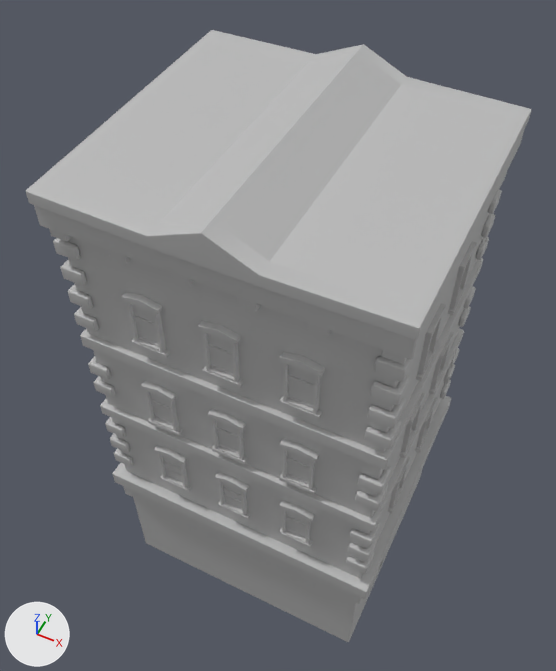
Two versions of the FBX model Assets/Models/BuldingMesh.fbx, one commit apart.
The view is the same before and after, from a 50 mm camera at (7.1, -15.0, 30.1) aimed at (-0.7, 0.6, 10.5). Lighting does not change. The marker at lower left points along +X, +Y and +Z. Where no turn or scale is listed for an object, it has been applied to the vertices. Vertices at the same position are counted once.

In view in the first picture: 'BuildingMesh'.
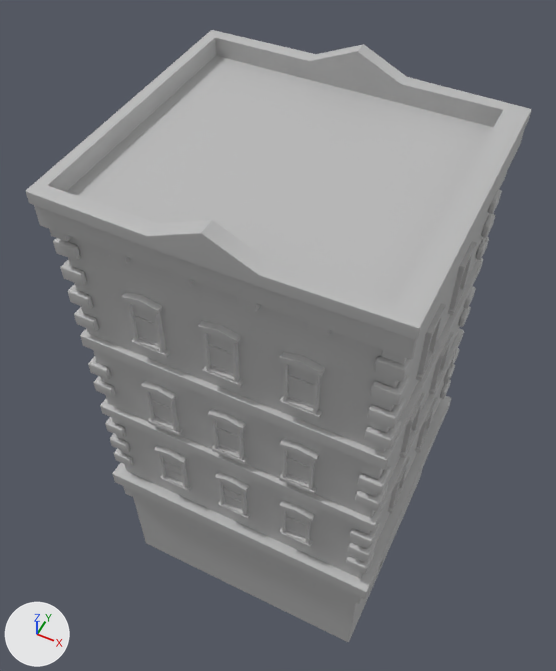
Edits to the bpy script that builds the scene:
```text
Change me_mesh:
    used by ob_buildingmesh; location = (0.0, 0.0, 0.0)
    remove me_mesh.from_pydata(...)  # 5097 vertices, 8730 faces; spans x -5.0..5.0, y -4.5..4.5, z 0.3..19.3
    add me_mesh.from_pydata(...)  # 5115 vertices, 8766 faces; spans x -5.0..5.0, y -4.5..4.5, z 0.3..19.3
    me_mesh part 1
    8 vertices are removed from x -1.5..1.4, y -2.1..0.0, z 18.6..19.3
    33 faces are deleted
    1 vertex moves from x 1.4, y -0.6, z 18.6 to x 4.3, y -2.1, z 18.1
    6 vertices are added at (1.4, 0.0, 18.1), (1.4, -2.1, 18.1), (1.4, -0.6, 18.1), (-1.5, 0.0, 18.1), (-1.5, -2.1, 18.1), (-1.5, -0.6, 18.1)
    15 new vertices lie (0.0, 0.0, -0.5) away from vertices in x -4.6..4.3, y -4.1..4.1, z 18.6
    5 new vertices lie (-1.4, 0.0, 0.0) away from vertices in x 1.4, y -4.1..4.1, z 18.1
    69 new faces join them
```

Boxes [x1, y1, x2, y2] around the edits, measured in the pictures (556 x 671 px):
part 1 of me_mesh, built on
    both: [48, 38, 503, 304]
